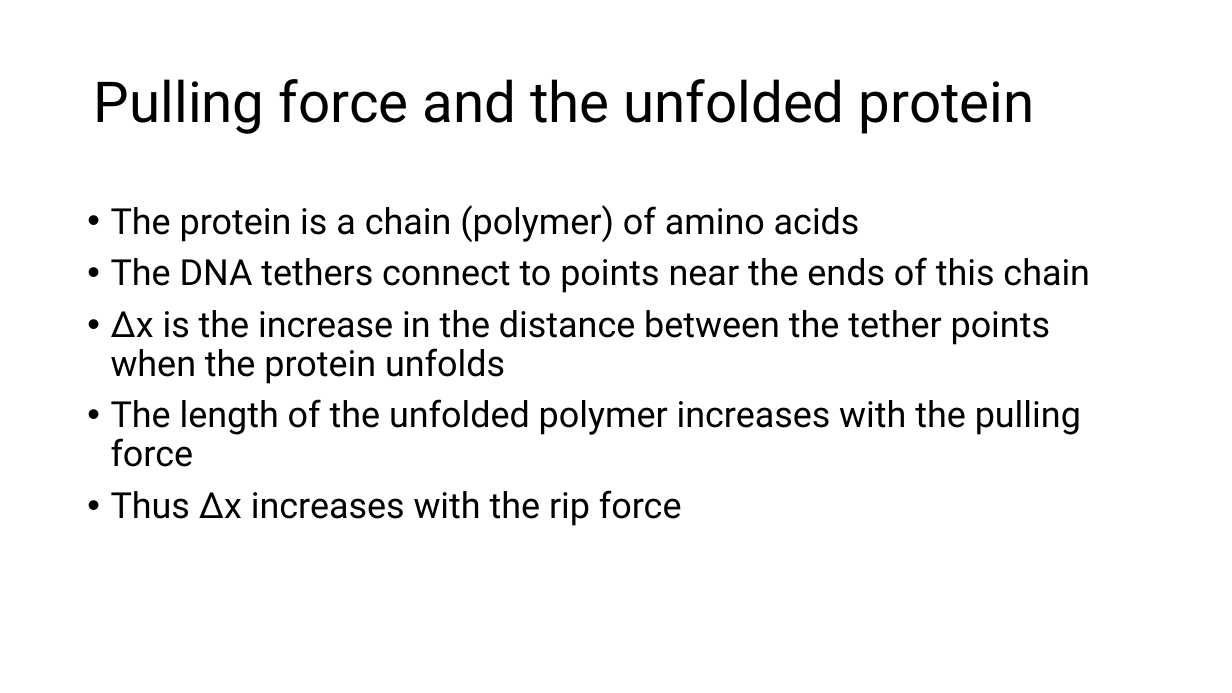
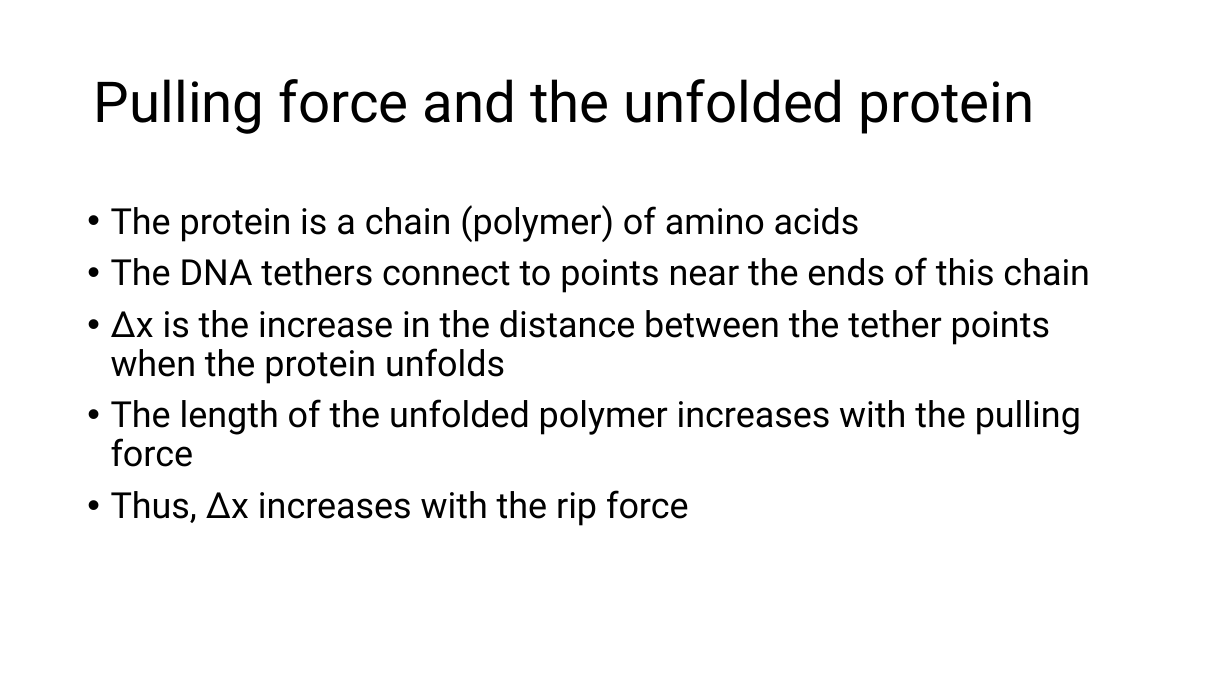
Before and after one commit to are-mj/OpticalTweezers, a slide deck: slide 18 of Summer school 2024/Analysis of protein stretching experiments.pptx (slide 19 before the commit). Drawn at 1232x693 pixels with LibreOffice and Linux fonts; fonts in the diff are those of the drawing. Boxes give left, top, right and bottom in pixels: in the first picture for what was removed or moved away, otherwise in the second. Text is boxed around its words. In the diff, an @@ line names an element or a change of style, - is before the commit and + after.

```diff
--- a/Summer school 2024/Analysis of protein stretching experiments.pptx
+++ b/Summer school 2024/Analysis of protein stretching experiments.pptx
@@ text at (x1=111, y1=490, x2=689, y2=526): text changed @@
-• Thus Δx increases with the rip force
+• Thus, Δx increases with the rip force
```
Also in this commit, not shown: 1 other slide changed, 1 slide removed.
